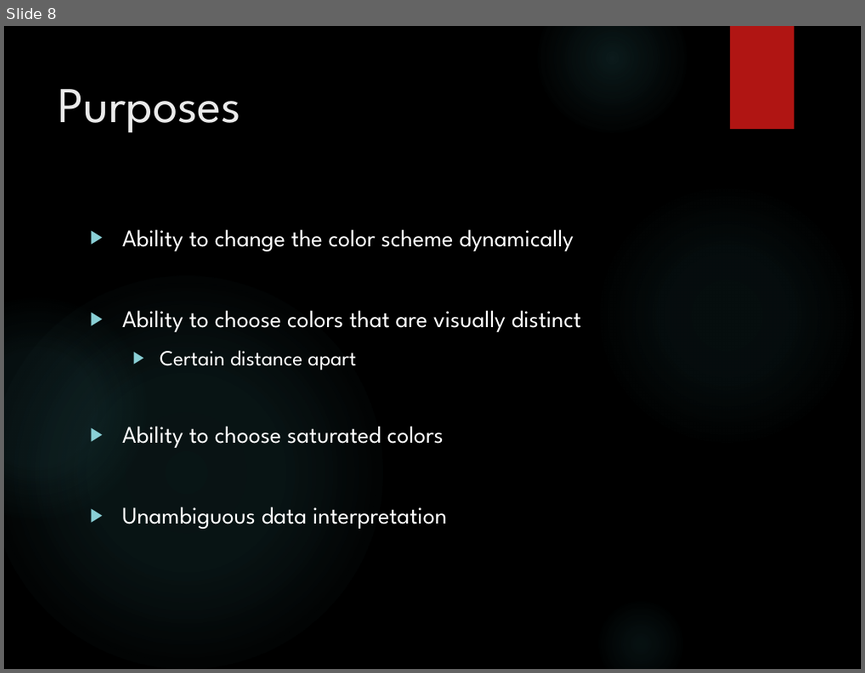
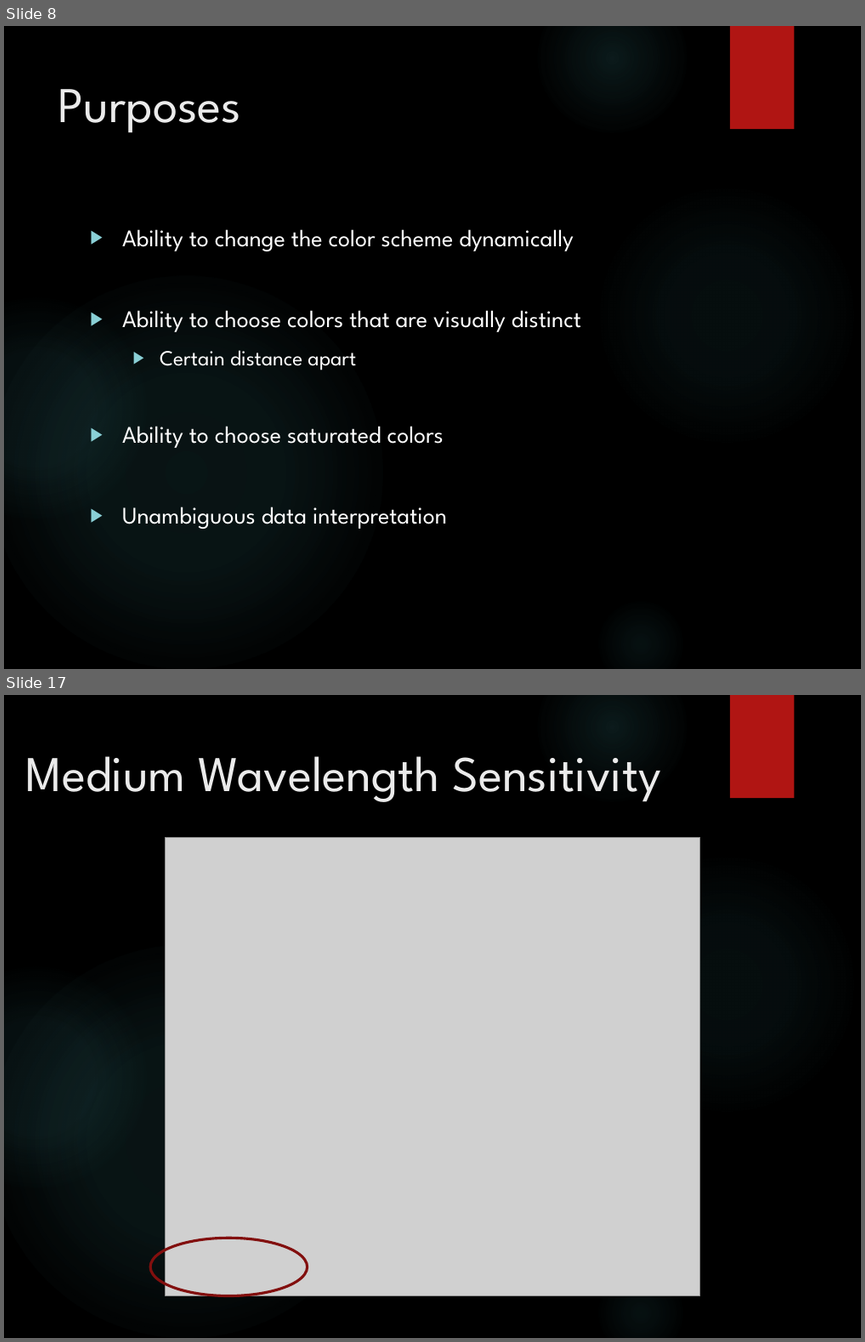
Before and after one commit to seancoogan/vtk_dynamic_color, a slide deck: MSIM741_slides_BARBACHEM_COOGAN.pptx. Shown one above the other, each under a label of ours: slide 8 before the commit, slides 8 and 17 after it; the slides between them are not shown. The pictures are 865x673 and 865x1342 pixels, drawn with LibreOffice and Linux fonts; fonts in the diff are those of the drawing; grey boxes stand for pictures; background and template pictures are left out. Boxes give left, top, right and bottom in pixels: in the first picture for what was removed or moved away, otherwise in the second. Text is boxed around its words. In the diff, an @@ line names an element or a change of style, - is before the commit and + after.

```diff
--- a/MSIM741_slides_BARBACHEM_COOGAN.pptx
+++ b/MSIM741_slides_BARBACHEM_COOGAN.pptx
@@ slide 17 added at box(4, 695, 861, 1338), background picture (left out); not listed: 6 template elements that a slide beside it also shows @@
@@ title added at box(26, 756, 661, 802), 42 pt, text #EBEBEB @@
+Medium Wavelength Sensitivity
@@ picture added at box(166, 837, 699, 1296) @@
@@ ellipse added at box(150, 1237, 307, 1296), outline #82100E 2.25 pt @@
```
Also in this commit, not shown: 2 slides changed, 10 other slides added, 3 slides removed.
